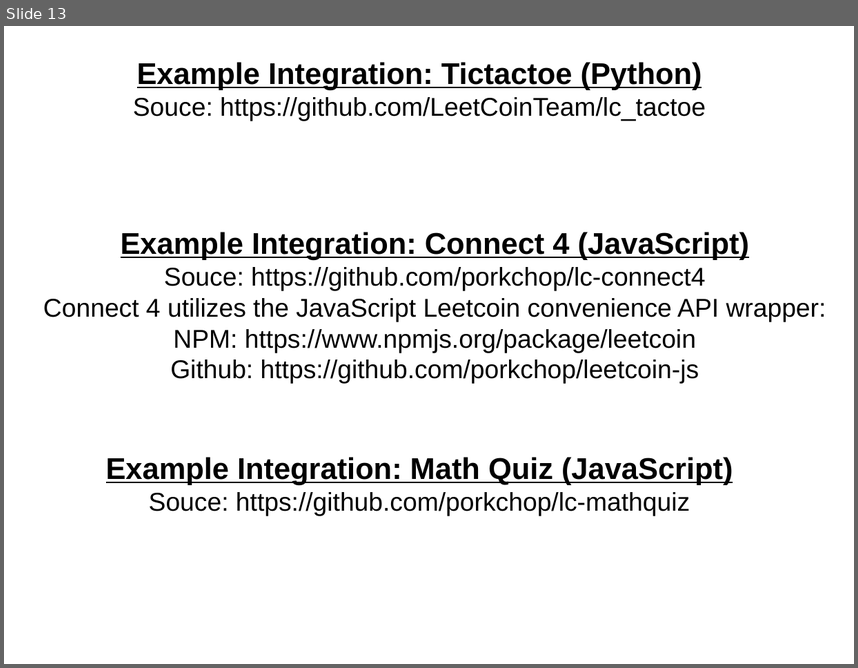
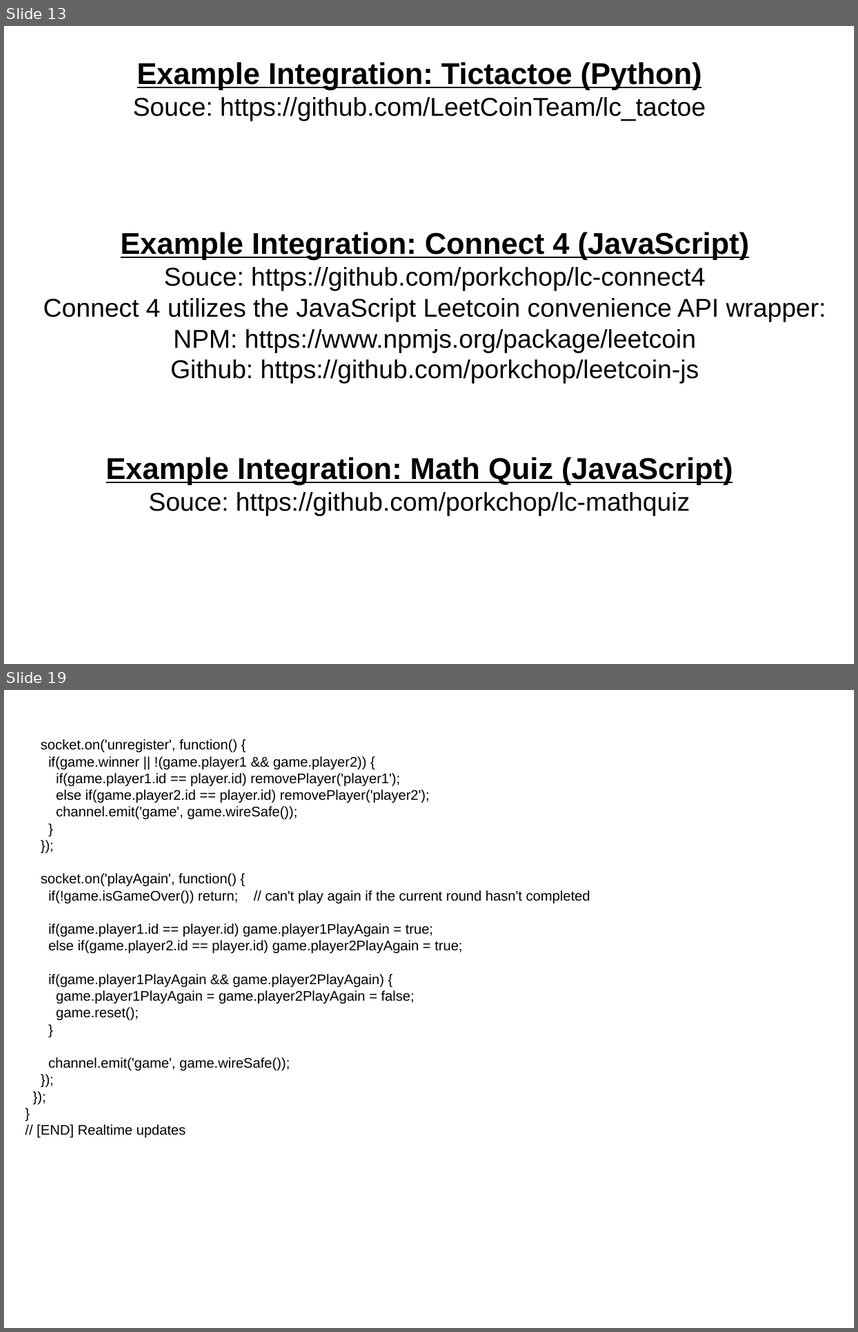
Before and after one commit to porkchop/leetcoin-api-slides, a slide deck: leetcoin-api.odp. Shown one above the other, each under a label of ours: slide 13 before the commit, slides 13 and 19 after it; the slides between them are not shown. The pictures are 858x668 and 858x1332 pixels, drawn with LibreOffice and Linux fonts; fonts in the diff are those of the drawing. Boxes give left, top, right and bottom in pixels: in the first picture for what was removed or moved away, otherwise in the second. Text is boxed around its words. In the diff, an @@ line names an element or a change of style, - is before the commit and + after.

```diff
--- a/leetcoin-api.odp
+++ b/leetcoin-api.odp
@@ slide 19 added at [4, 690, 854, 1328], background #FFFFFF @@
@@ text added at [36, 739, 590, 1138], 13 pt, text #000000 @@
+socket.on('unregister', function() {
+if(game.winner || !(game.player1 && game.player2)) {
+if(game.player1.id == player.id) removePlayer('player1');
+else if(game.player2.id == player.id) removePlayer('player2');
+channel.emit('game', game.wireSafe());
+}
+});
+socket.on('playAgain', function() {
+if(!game.isGameOver()) return; // can't play again if the current round hasn't completed
+if(game.player1.id == player.id) game.player1PlayAgain = true;
+else if(game.player2.id == player.id) game.player2PlayAgain = true;
+if(game.player1PlayAgain && game.player2PlayAgain) {
+game.player1PlayAgain = game.player2PlayAgain = false;
+game.reset();
+}
+channel.emit('game', game.wireSafe());
+});
+});
+}
+// [END] Realtime updates
```
Also in this commit, not shown: 1 slide changed, 4 other slides added.
